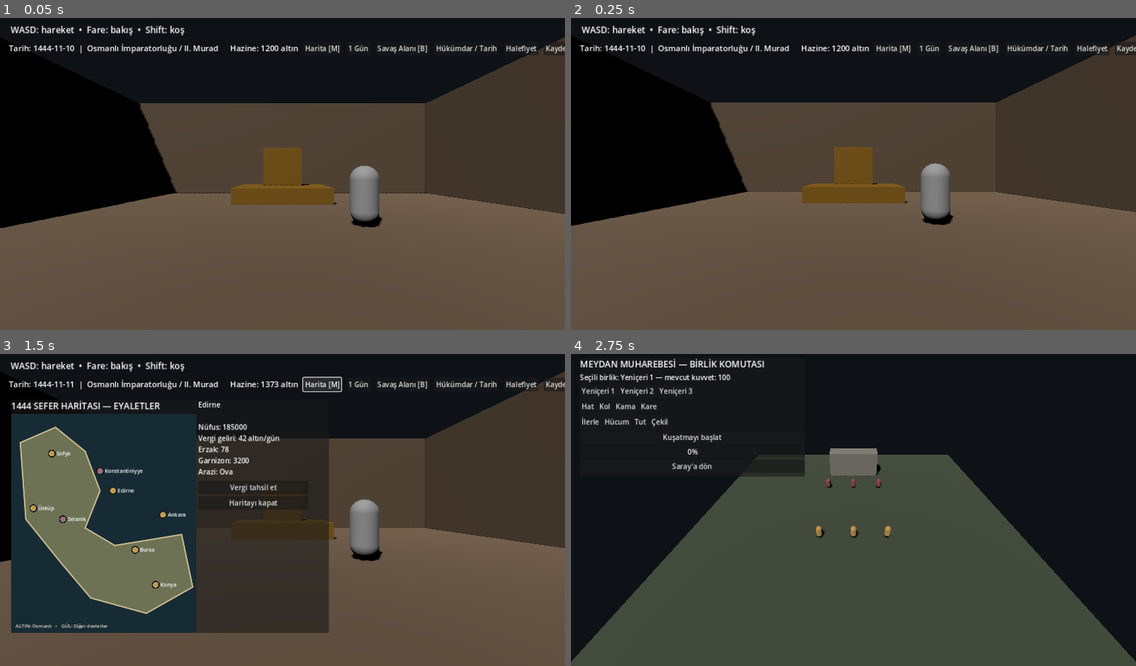
Above: before the commit, frames 1-4 (two rows, left to right).
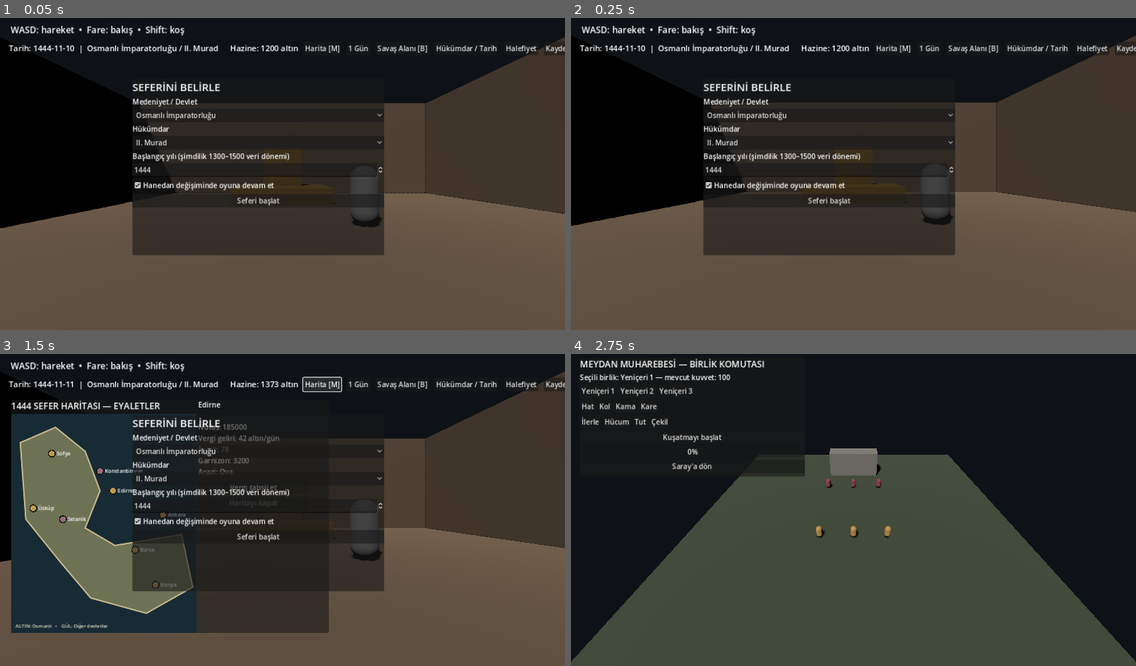
Above: after the commit, the same moments.

Repository: Yusuf-72/Dheu
Game: Godot game, scene res://scenes/palace.tscn
The game is run twice, just before and just after one commit, with the same random seed, the same clock (stepped at 60 frames per second) and the same inputs.
Inputs:
- Up to frame 1 (0.05 s): no input
- Up to frame 2 (0.25 s): no input
- Up to frame 3 (1.5 s): click "1 Gün" at 0.5 s; click "Harita [M]" at 1.25 s
- Up to frame 4 (2.75 s): click "Savaş Alanı [B]" at 2 s

The runs differ from the first frame. In frame 1, 21% of the frame differs, in the area x 23-68%, y 20-77%; in frame 2, 21%; in frame 3, 9.8%; in frame 4, nothing differs.

Commit message:
Open campaign setup on first launch and make diplomacy affect campaign economy

Diff:
--- a/godot/scripts/palace_manager.gd
+++ b/godot/scripts/palace_manager.gd
@@ -16,7 +16,7 @@
 
 func _ready() -> void:
 	is_mobile = OS.has_feature("mobile")
-	SaveManager.load_campaign()
+	var has_saved_campaign := SaveManager.load_campaign()
 	battle_commander = BattleCommander.new()
 	battle_commander.name = "BattleCommander"
 	add_child(battle_commander)
@@ -25,6 +25,8 @@
 	_build_campaign_hud()
 	_add_ambassador()
 	_refresh_campaign_hud()
+	if not has_saved_campaign:
+		_show_campaign_setup()
 
 func _unhandled_input(event: InputEvent) -> void:
 	if event is InputEventKey and event.pressed and not event.echo:
@@ -322,6 +324,7 @@
 	for province in provinces:
 		if province.get("realm") == "ottoman":
 			daily_income += int(province.get("tax", 0))
+	daily_income += int(SaveManager.campaign.get("trade_income", 0))
 	SaveManager.campaign["treasury"] = int(SaveManager.campaign.get("treasury", 0)) + daily_income
 	_refresh_campaign_hud()
 	_check_succession()
@@ -392,14 +395,29 @@
 	Input.mouse_mode = Input.MOUSE_MODE_VISIBLE
 
 func _on_diplomatic_choice(option: String) -> void:
+	var partner := "Bizans İmparatorluğu"
+	var relations: Dictionary = SaveManager.campaign.get("relations", {})
+	var current_relation := int(relations.get(partner, 0))
 	match option:
 		"Ticaret anlaşması öner":
-			dialogue_text.text = "Elçi: Ticaret şartlarını görüşmek üzere heyetimizi görevlendireceğiz."
+			SaveManager.campaign["trade_agreements"] = int(SaveManager.campaign.get("trade_agreements", 0)) + 1
+			SaveManager.campaign["trade_income"] = int(SaveManager.campaign.get("trade_income", 0)) + 8
+			SaveManager.campaign["treasury"] = int(SaveManager.campaign.get("treasury", 0)) + 50
+			relations[partner] = mini(100, current_relation + 5)
+			dialogue_text.text = "Elçi: Ticaret anlaşmasını kabul ediyoruz. Hazineye 50 altın, günlük gelire 8 altın eklendi."
 		"Barış ve dostluk teklif et":
-			dialogue_text.text = "Elçi: Barış teklifinizi hükümdarıma ileteceğim."
+			relations[partner] = mini(100, current_relation + 15)
+			SaveManager.campaign["stability"] = mini(100, int(SaveManager.campaign.get("stability", 75)) + 2)
+			dialogue_text.text = "Elçi: Barış teklifinizi kabul ediyoruz. İlişkiler ve devlet istikrarı iyileşti."
 		"Askerî ittifak görüş":
-			dialogue_text.text = "Elçi: Ortak düşmanlarımıza karşı ittifak şartları müzakere edilebilir."
+			relations[partner] = mini(100, current_relation + 25)
+			SaveManager.campaign["alliances"] = int(SaveManager.campaign.get("alliances", 0)) + 1
+			dialogue_text.text = "Elçi: Askerî ittifak kuruldu. İlişkiler belirgin biçimde güçlendi."
 		_:
 			(dialogue_layer.get_meta("panel") as Control).visible = false
 			if not is_mobile:
 				Input.mouse_mode = Input.MOUSE_MODE_CAPTURED
+			return
+	SaveManager.campaign["relations"] = relations
+	_refresh_campaign_hud()
+	_save_game()
